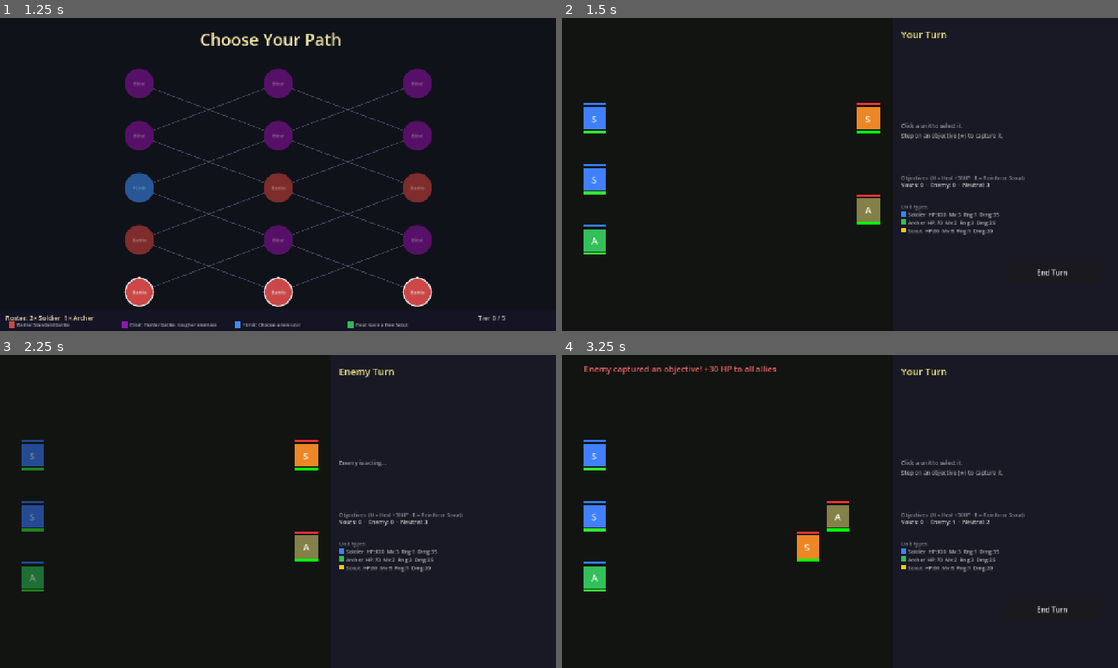
Above: before the commit, frames 1-4 (two rows, left to right).
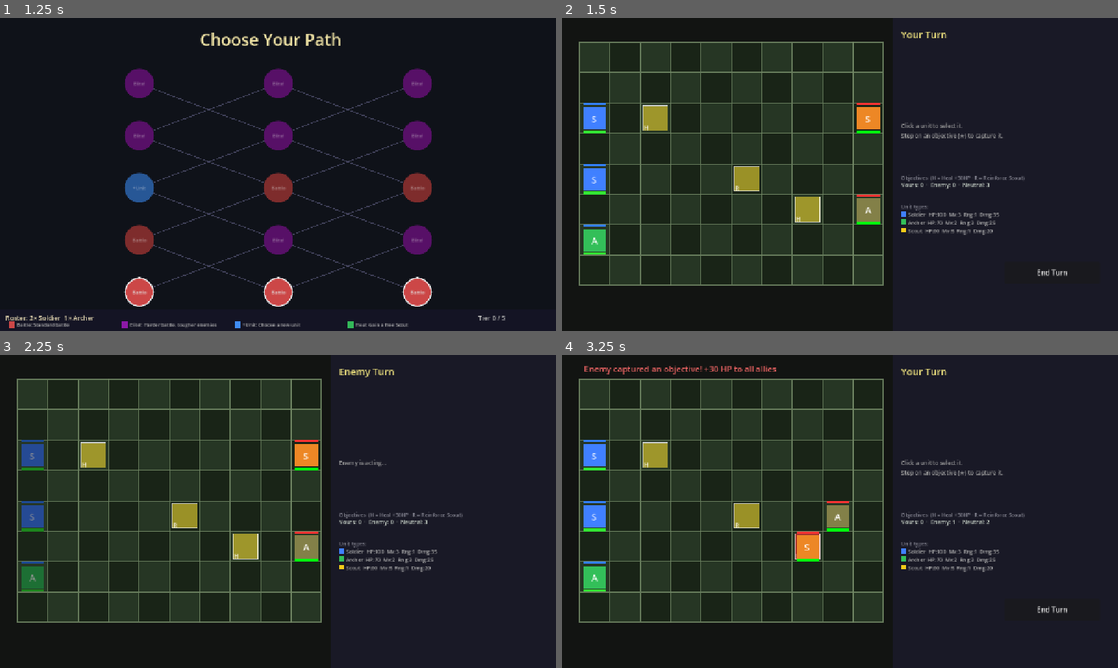
Above: after the commit, the same moments.

Repository: kabuumu/strategy-prototype
Game: Godot game, scene res://src/title/title.tscn
The game is run twice, just before and just after one commit, with the same random seed, the same clock (stepped at 60 frames per second) and the same inputs.
Inputs (mouse positions are in pixels of both pictures, inside the frame that each line leads up to):
- Up to frame 1 (1.25 s): click "New Game" at 0.5 s
- Up to frame 2 (1.5 s): click "Battle" at 1.25 s
- Up to frame 3 (2.25 s): click "End Turn" at 2 s
- Up to frame 4 (3.25 s): move the mouse to (962, 495) at 2.77 s; click (962, 495) at 2.92 s

Frame 1 is identical in both runs. In frame 2, 22% of the frame differs, in the area x 3-58%, y 7-86%; in frame 3, 22%; in frame 4, 22%.

Commit message:
Fix objectives visibility and improve grid lines in battle scene
- Move background draw into _draw() so grid tiles and objectives
  are no longer painted over by the bg ColorRect child
- Remove bg ColorRect from _build_ui()
- Brighten grid line colour and increase width to 1.5 for clarity
- Slightly increase checkerboard tile contrast

Co-authored-by: Copilot <223556219+Copilot@users.noreply.github.com>

Diff:
--- a/src/battle/battle.gd
+++ b/src/battle/battle.gd
@@ -85,6 +85,9 @@
 # Custom drawing — grid tiles + objective highlights
 # ---------------------------------------------------------------------------
 func _draw() -> void:
+	# Background — drawn here so it sits beneath the grid and objectives
+	draw_rect(Rect2(0.0, 0.0, 1280.0, 720.0), Color(0.07, 0.08, 0.07))
+
 	# Grid tiles
 	for x in range(GRID_COLS):
 		for y in range(GRID_ROWS):
@@ -99,11 +102,11 @@
 			elif cell in move_cells:
 				color = Color(0.16, 0.36, 0.65, 0.80)
 			elif (x + y) % 2 == 0:
-				color = Color(0.13, 0.18, 0.12)
+				color = Color(0.15, 0.21, 0.14)
 			else:
-				color = Color(0.11, 0.16, 0.10)
+				color = Color(0.10, 0.14, 0.09)
 			draw_rect(rect, color)
-			draw_rect(rect, Color(0.22, 0.28, 0.20), false, 1.0)
+			draw_rect(rect, Color(0.45, 0.54, 0.40, 0.85), false, 1.5)
 
 	# Objectives drawn on top of the tiles
 	for obj: Dictionary in objectives:
@@ -133,11 +136,6 @@
 # Build UI
 # ---------------------------------------------------------------------------
 func _build_ui() -> void:
-	var bg := ColorRect.new()
-	bg.color = Color(0.07, 0.08, 0.07)
-	bg.size  = Vector2(1280.0, 720.0)
-	add_child(bg)
-
 	_grid_node          = Node2D.new()
 	_grid_node.position = GRID_OFFSET
 	add_child(_grid_node)
